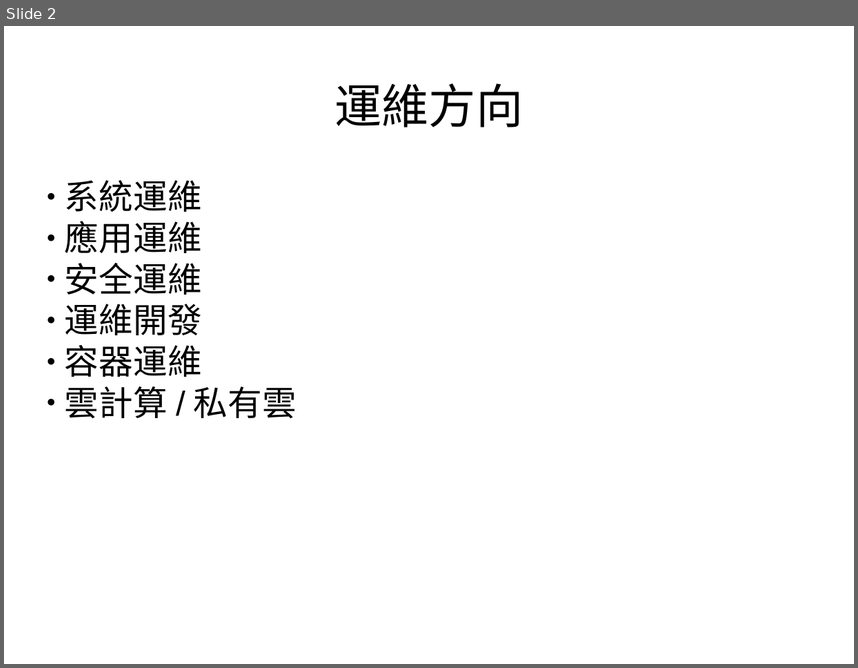
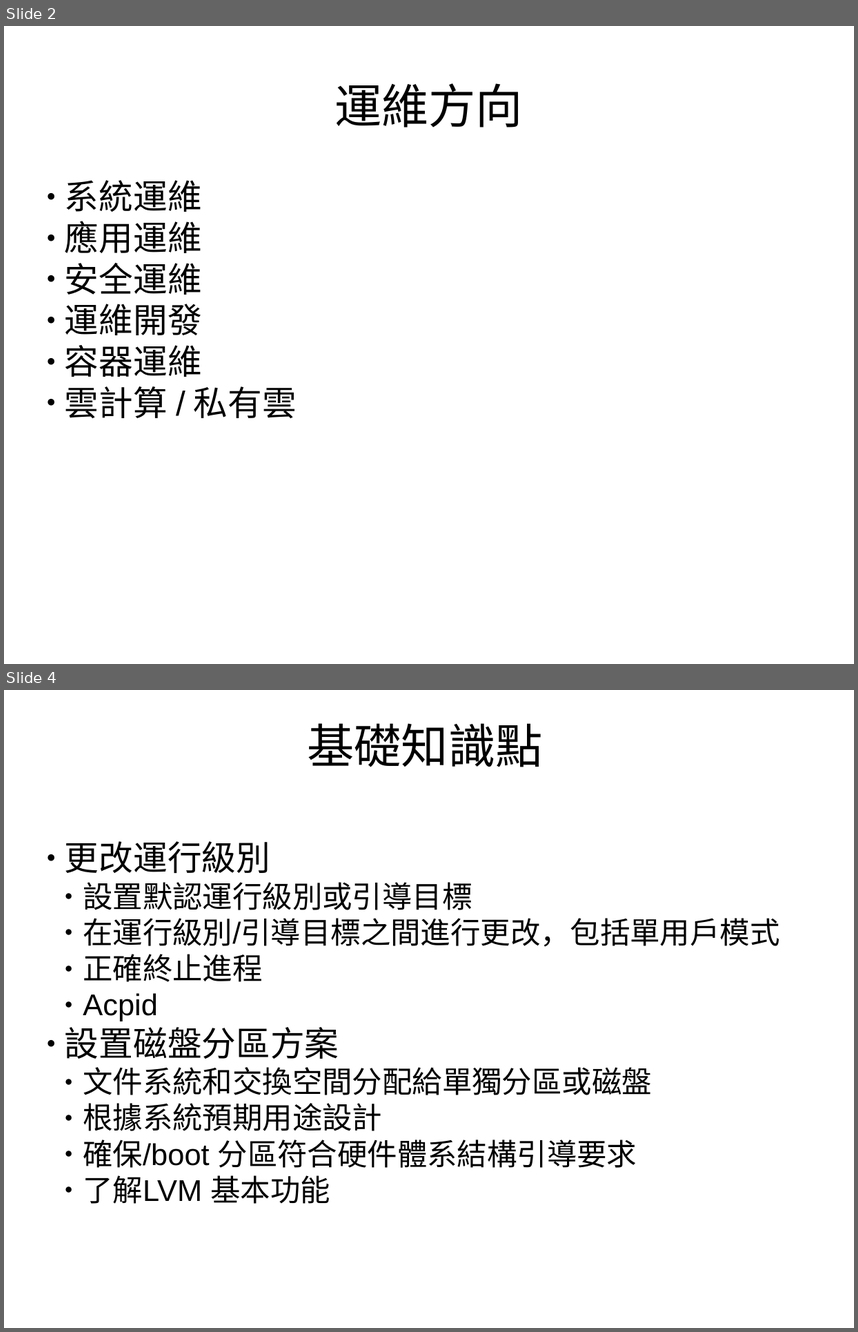
Before and after one commit to morro-wind/specter, a slide deck: 運維知識-1.pptx. Shown one above the other, each under a label of ours: slide 2 before the commit, slides 2 and 4 after it; the slides between them are not shown. The pictures are 858x668 and 858x1332 pixels, drawn with LibreOffice and Linux fonts; fonts in the diff are those of the drawing. Boxes give left, top, right and bottom in pixels: in the first picture for what was removed or moved away, otherwise in the second. Text is boxed around its words. In the diff, an @@ line names an element or a change of style, - is before the commit and + after.

```diff
--- a/運維知識-1.pptx
+++ b/運維知識-1.pptx
@@ slide 4 added at (4, 690, 854, 1328), background #FFFFFF @@
@@ text added at (307, 723, 542, 767), 44 pt, text #000000 @@
+基礎知識點
@@ text added at (65, 841, 780, 1203), 28 pt, text #000000 @@
+● 更改運行級別
+  ● 設置默認運行級別或引導目標
+  ● 在運行級別/引導目標之間進行更改，包括單用戶模式
+  ● 正確終止進程
+  ● Acpid
+● 設置磁盤分區方案
+  ● 文件系統和交換空間分配給單獨分區或磁盤
+  ● 根據系統預期用途設計
+  ● 確保/boot 分區符合硬件體系結構引導要求
+  ● 了解LVM 基本功能
```
Also in this commit, not shown: 2 slides changed, 2 other slides added, 2 other files.
